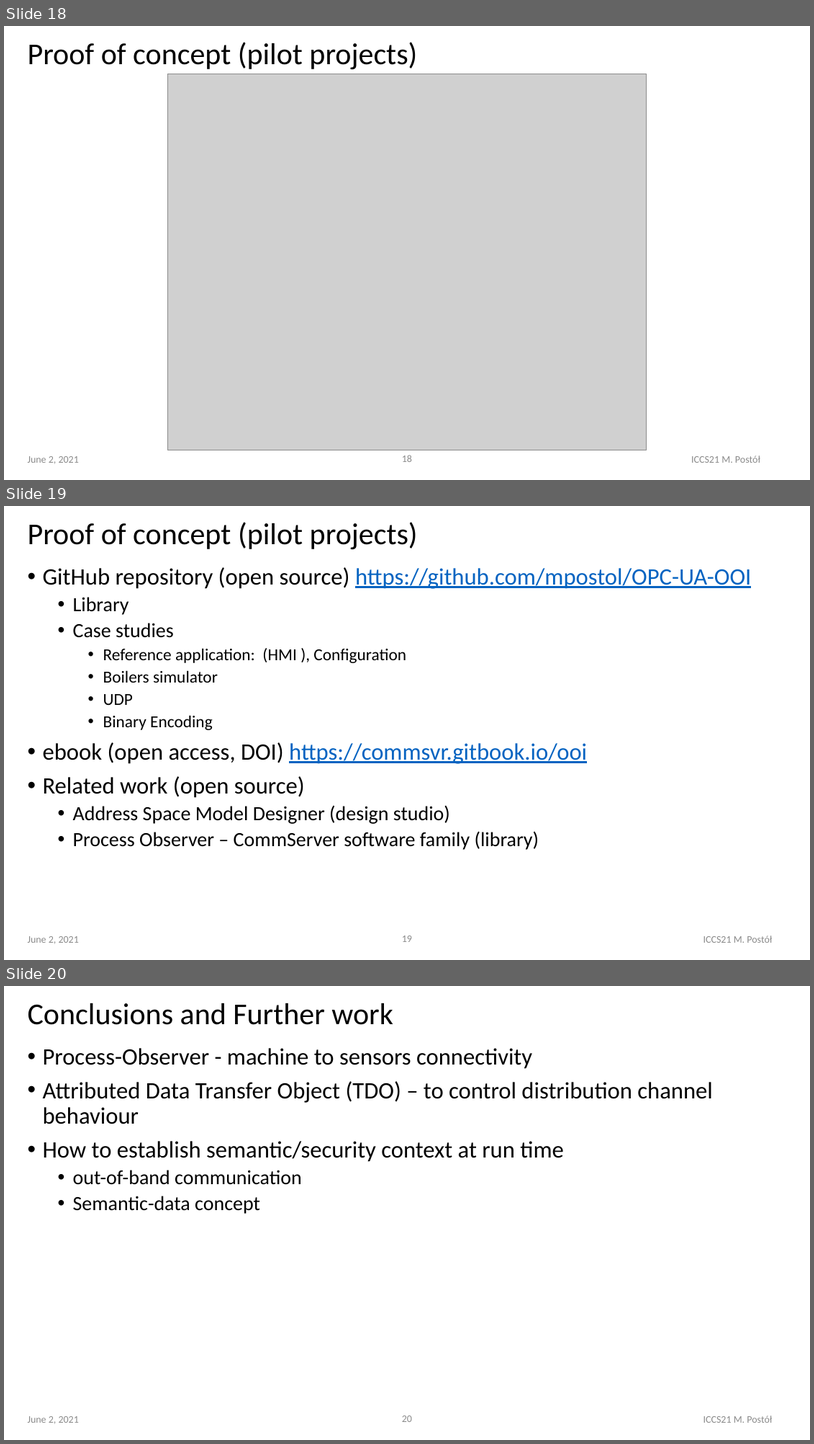
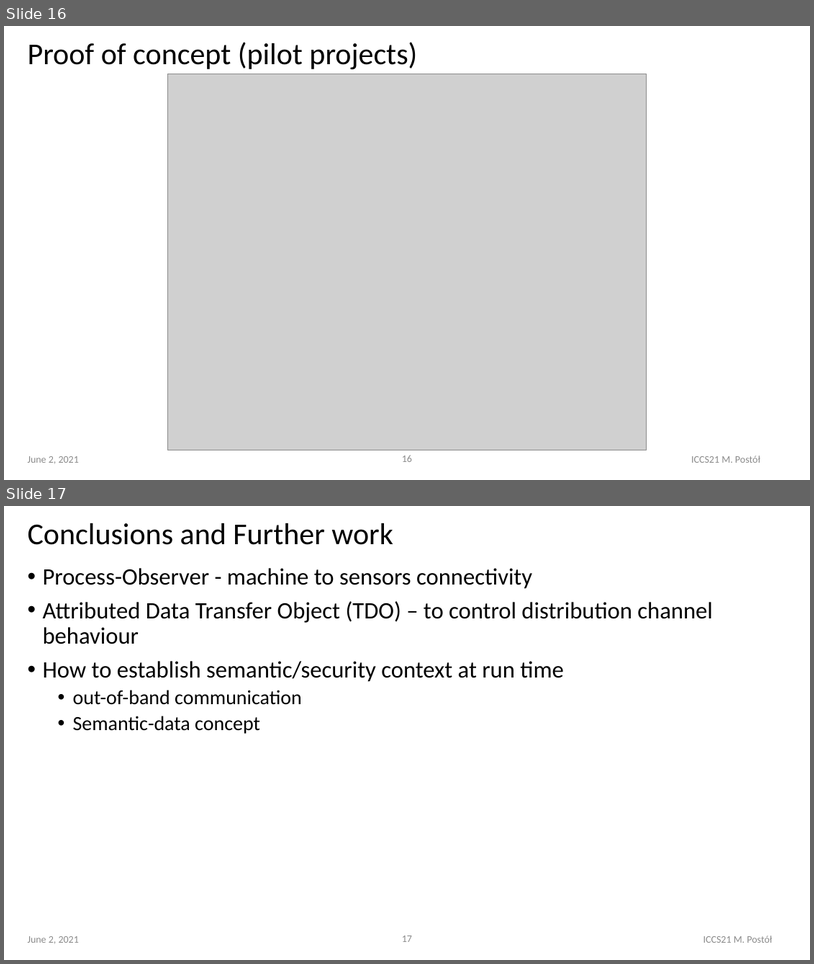
Before and after one commit to it-p-lodz-pl/OOI.Gateway2Azure.Aricle, a slide deck: ICCS21-Conference/OOI-CI-ICCS2021..pptx. Shown one above the other, each under a label of ours: slides 18, 19 and 20 before the commit, slides 16 and 17 after it. The pictures are 814x1444 and 814x964 pixels, drawn with LibreOffice and Linux fonts; fonts in the diff are those of the drawing; grey boxes stand for pictures. Boxes give left, top, right and bottom in pixels: in the first picture for what was removed or moved away, otherwise in the second. Text is boxed around its words. In the diff, an @@ line names an element or a change of style, - is before the commit and + after.

```diff
--- a/ICCS21-Conference/OOI-CI-ICCS2021..pptx
+++ b/ICCS21-Conference/OOI-CI-ICCS2021..pptx
@@ slide 19 removed at [4,506,810,960], background #FFFFFF; not listed: 1 template element that a slide beside it also shows @@
@@ title removed at [28,522,418,550] @@
-Proof of concept (pilot projects)
@@ text removed at [43,567,751,849] @@
-• GitHub repository (open source) https://github.com/mpostol/OPC-UA-OOI
-  • Library
-  • Case studies
-    • Reference application: (HMI ), Configuration
-    • Boilers simulator
-    • UDP
-    • Binary Encoding
-• ebook (open access, DOI) https://commsvr.gitbook.io/ooi
-• Related work (open source)
-  • Address Space Model Designer (design studio)
-  • Process Observer – CommServer software family (library)
@@ text removed at [28,936,79,943] @@
-June 2, 2021
@@ text removed at [704,935,772,942] @@
-ICCS21 M. Postół
@@ what was slide 18 is now slide 16 @@
@@ page number at [402,454,412,462]: text changed @@
-18
+16
@@ what was slide 20 is now slide 17 @@
@@ page number at [402,935,412,942]: text changed @@
-20
+17
```
Also in this commit, not shown: 2 slides changed, 2 other slides removed, 2 other files.
